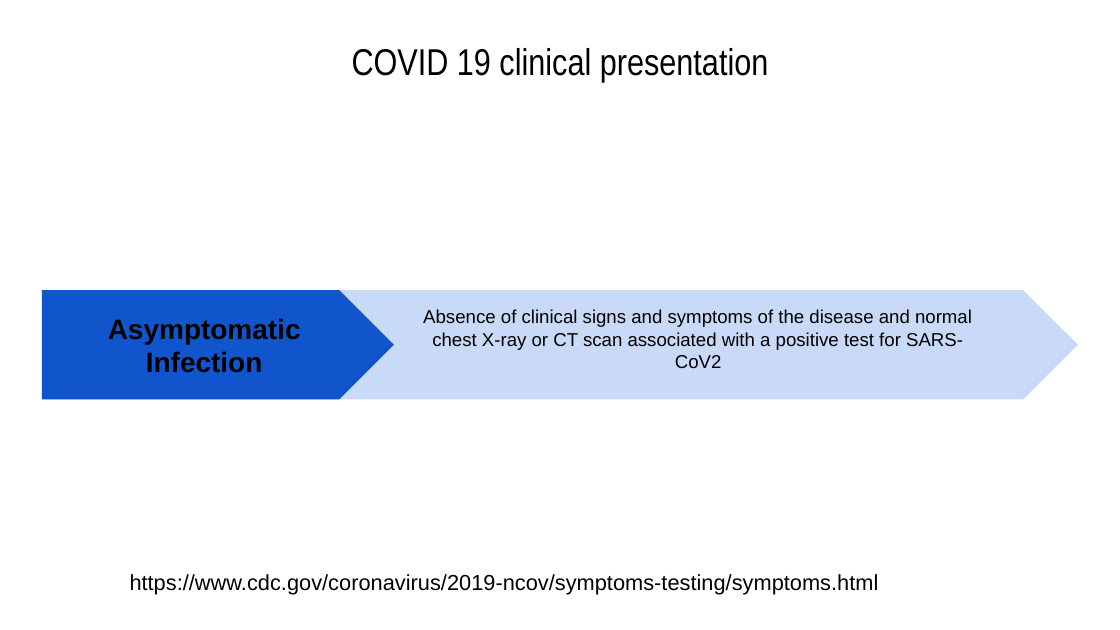
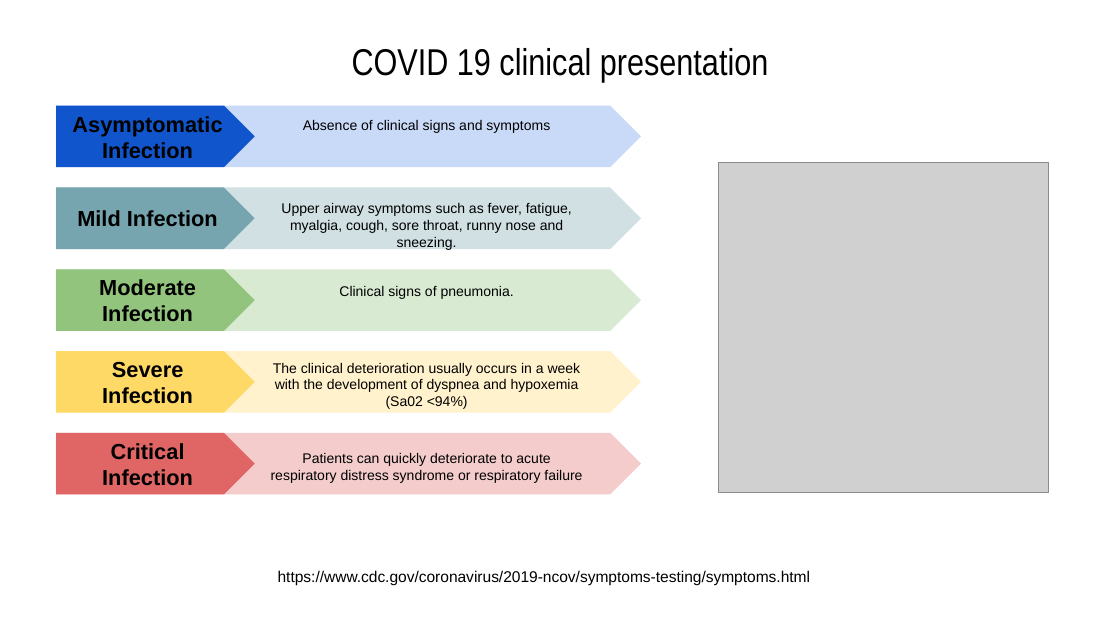
Before and after one commit to CharlyHdz13/Data_Analytics_Final_Project_T2, a slide deck: slide 4 of PPT_Resources/COVID 19 in Mexico City.pptx. Drawn at 1120x630 pixels with LibreOffice and Linux fonts; fonts in the diff are those of the drawing; grey boxes stand for pictures. Boxes give left, top, right and bottom in pixels: in the first picture for what was removed or moved away, otherwise in the second. Text is boxed around its words. In the diff, an @@ line names an element or a change of style, - is before the commit and + after.

Commit message:
Updated 4th Week Deliverable

```diff
--- a/PPT_Resources/COVID 19 in Mexico City.pptx
+++ b/PPT_Resources/COVID 19 in Mexico City.pptx
@@ pentagon arrow "Asymptomatic Infection": place and size @@
-pentagon arrow "Asymptomatic Infection" at bbox=[41, 290, 393, 400]
+pentagon arrow "Asymptomatic Infection" at bbox=[56, 105, 254, 167]
@@ pentagon arrow "Asymptomatic Infection" at bbox=[56, 105, 254, 167]: size 18 to 14 pt @@
@@ pentagon arrow added at bbox=[56, 105, 641, 167], fill #C9DAF8, 14 pt, text #000000 @@
+hsds
@@ text added at bbox=[303, 120, 550, 133], 9 pt, text #000000 @@
+Absence of clinical signs and symptoms
@@ picture added at bbox=[719, 162, 1049, 493] @@
@@ pentagon arrow added at bbox=[56, 187, 641, 249], fill #D0E0E3, 14 pt, text #000000 @@
+hsds
@@ pentagon arrow added at bbox=[56, 187, 254, 249], fill #76A5AF, 14 pt, text #000000, bold @@
+Mild Infection
@@ text added at bbox=[281, 203, 572, 251], 9 pt, text #000000 @@
+Upper airway symptoms such as fever, fatigue, myalgia, cough, sore throat, runny nose and sneezing.
@@ pentagon arrow added at bbox=[56, 269, 641, 330], fill #D9EAD3, 14 pt, text #000000 @@
+hsds
@@ pentagon arrow added at bbox=[56, 269, 254, 330], fill #93C47D, 14 pt, text #000000, bold @@
+Moderate Infection
@@ pentagon arrow removed at bbox=[41, 290, 1077, 400] @@
@@ text added at bbox=[339, 286, 514, 299], 9 pt, text #000000 @@
+Clinical signs of pneumonia.
@@ text removed at bbox=[423, 309, 972, 369] @@
-Absence of clinical signs and symptoms of the disease and normal chest X-ray or CT scan associated with a positive test for SARS-CoV2
@@ pentagon arrow added at bbox=[56, 351, 641, 412], fill #FFF2CC, 14 pt, text #000000 @@
+hsds
@@ pentagon arrow added at bbox=[56, 351, 254, 412], fill #FFD966, 14 pt, text #000000, bold @@
+Severe Infection
@@ text added at bbox=[273, 363, 581, 409], 9 pt, text #000000 @@
+The clinical deterioration usually occurs in a week with the development of dyspnea and hypoxemia (Sa02 <94%)
@@ pentagon arrow added at bbox=[56, 432, 641, 494], fill #F4CCCC, 14 pt, text #000000 @@
+hsds
@@ pentagon arrow added at bbox=[56, 432, 254, 494], fill #E06666, 14 pt, text #000000, bold @@
+Critical Infection
@@ text added at bbox=[271, 453, 582, 483], 9 pt, text #000000 @@
+Patients can quickly deteriorate to acute respiratory distress syndrome or respiratory failure
@@ text "https://www.cdc.gov/coronavirus/2019-ncov/symptoms-testing/s ..." at bbox=[278, 570, 810, 585]: size 14 to 10 pt; alignment left to centre @@
```
Also in this commit, not shown: 3 other slides changed, 4 slides removed.
